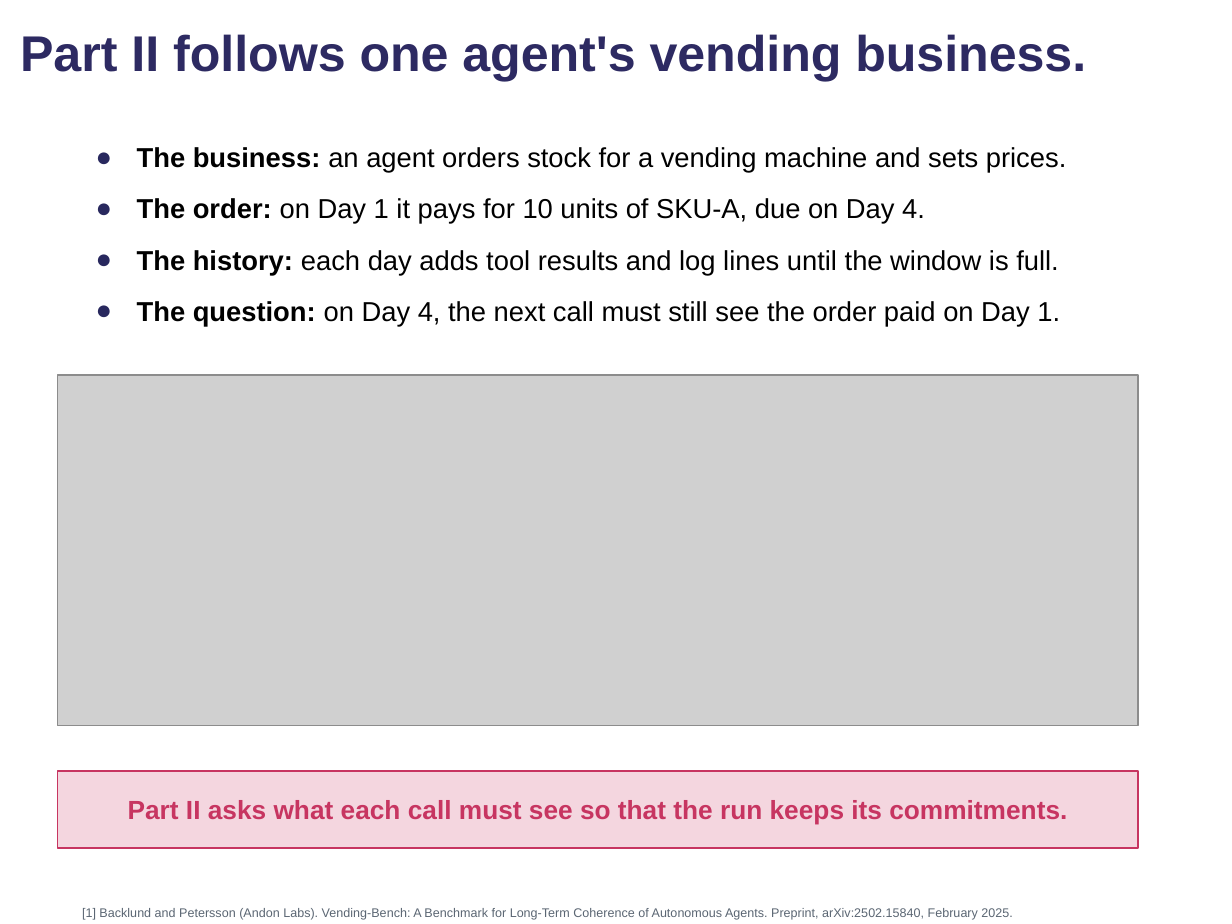
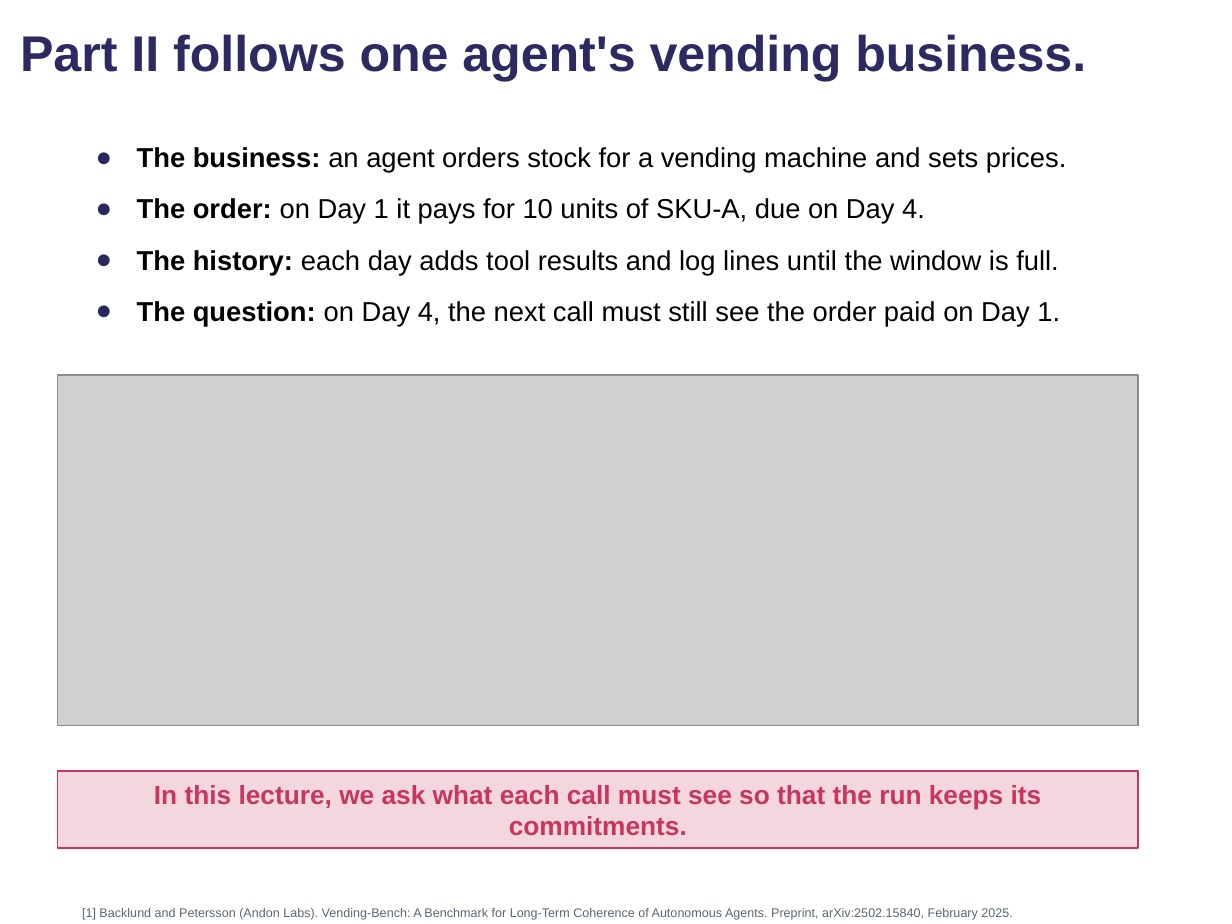
Before and after one commit to comse6998-019/lectures, a slide deck: slide 83 of lecture-7--2026-10-30/lecture7.pptx (slide 82 before the commit). Drawn at 1232x924 pixels with LibreOffice and Linux fonts; fonts in the diff are those of the drawing; grey boxes stand for pictures; background and template pictures are left out. Boxes give left, top, right and bottom in pixels: in the first picture for what was removed or moved away, otherwise in the second. Text is boxed around its words. In the diff, an @@ line names an element or a change of style, - is before the commit and + after.

```diff
--- a/lecture-7--2026-10-30/lecture7.pptx
+++ b/lecture-7--2026-10-30/lecture7.pptx
@@ text in rectangle at [154, 785, 1042, 835]: text changed @@
-Part II asks what each call must see so that the run keeps its commitments.
+In this lecture, we ask what each call must see so that the run keeps its commitments.
```
Also in this commit, not shown: 51 other slides changed, 1 slide added, 25 other files.
